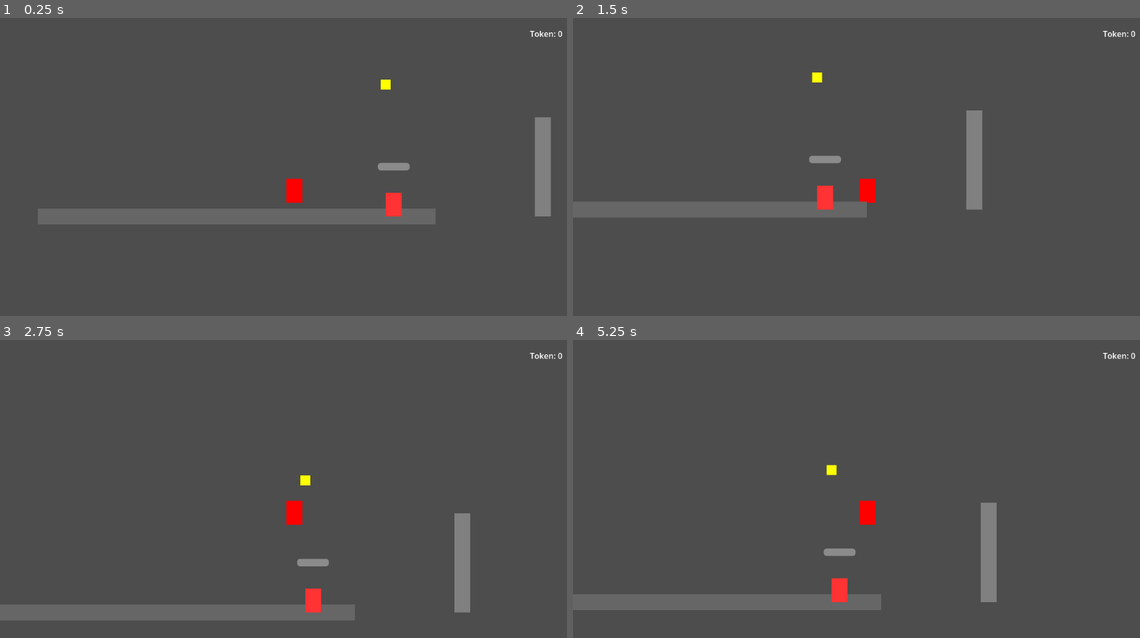
Above: before the commit, frames 1-4 (two rows, left to right).
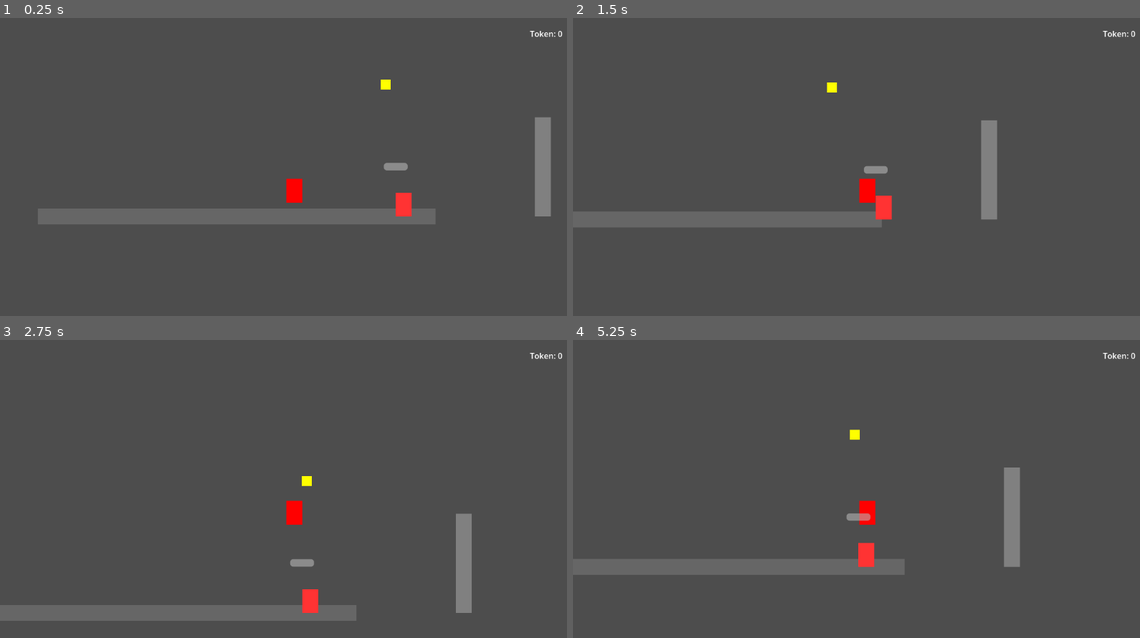
Above: after the commit, the same moments.

Repository: qq554597352/infinity-exe
Game: Godot game, scene res://scenes/levels/test_level.tscn
Same seed, same stepped clock (60 frames per second), same inputs: the game is played once before the commit and once after it.
Inputs:
- Up to frame 1 (0.25 s): no input
- Up to frame 2 (1.5 s): hold D (move_right) from 0.53 s (still down); tap J (attack) at 0.6, 1.35 s; tap Space (jump) at 0.77 s
- Up to frame 3 (2.75 s): tap Space (jump) at 1.52 s; release D (move_right) at 2.03 s; hold A (move_left) from 2.03 s (still down); tap E (grapple) at 2.1 s; tap J (attack) at 2.3 s
- Up to frame 4 (5.25 s): release A (move_left) at 2.78 s; hold D (move_right) 2.78-4.28 s; tap J (attack) at 2.85, 3.6, 4.55, 5.1 s; tap Space (jump) at 3.02, 3.77, 4.52 s; hold A (move_left) 4.28-5.03 s; tap E (grapple) at 4.35 s; hold D (move_right) from 5.03 s (still down)

The runs differ from the first frame. In frame 1, 0.3% of the frame differs, in the area x 66-73%, y 48-67%; in frame 2, 5.8%; in frame 3, 0.4%; in frame 4, 8.4%, in the area x 0-79%, y 30-91%.

Commit message:
fix: attack hitbox collision and enemy patrol script
- Fix attack hitbox monitoring timing
- Add patrol enemy script attachment
- Increase attack hitbox size
- Add process_frame wait for collision detection
- Update collision layer settings

Engine: Godot 4.x

Diff:
--- a/scenes/enemies/patrol.tscn
+++ b/scenes/enemies/patrol.tscn
@@ -1,4 +1,6 @@
 [gd_scene format=3]
+
+[ext_resource type="Script" path="res://scripts/enemies/patrol.gd" id="1_patrol"]
 
 [sub_resource type="RectangleShape2D" id="RectangleShape2D_1"]
 size = Vector2(32, 48)
@@ -6,6 +8,7 @@
 [node name="Patrol" type="CharacterBody2D"]
 collision_layer = 2
 collision_mask = 1
+script = ExtResource("1_patrol")
 
 [node name="CollisionShape2D" type="CollisionShape2D" parent="."]
 shape = SubResource("RectangleShape2D_1")
@@ -16,10 +19,14 @@
 color = Color(1, 0.2, 0.2, 1)
 
 [node name="HealthBar" type="ProgressBar" parent="."]
-offset_left = -16.0
+anchors_preset = 10
+anchor_left = 0.5
+anchor_right = 0.5
+offset_left = -24.0
 offset_top = -60.0
-offset_right = 48.0
+offset_right = 24.0
 offset_bottom = -45.0
+grow_horizontal = 2
 max_value = 3.0
 value = 3.0
 show_percentage = false
--- a/scenes/player/player.tscn
+++ b/scenes/player/player.tscn
@@ -6,7 +6,7 @@
 size = Vector2(32, 48)
 
 [sub_resource type="RectangleShape2D" id="RectangleShape2D_attack"]
-size = Vector2(40, 30)
+size = Vector2(50, 40)
 
 [node name="Player" type="CharacterBody2D"]
 collision_layer = 1
@@ -26,16 +26,16 @@
 color = Color(1, 0, 0, 1)
 
 [node name="AttackHitbox" type="Area2D" parent="."]
-collision_layer = 4
+collision_layer = 0
 collision_mask = 2
 
 [node name="CollisionShape2D" type="CollisionShape2D" parent="AttackHitbox"]
-position = Vector2(36, 0)
+position = Vector2(40, 0)
 shape = SubResource("RectangleShape2D_attack")
 
 [node name="AttackEffect" type="ColorRect" parent="."]
 offset_left = 32.0
 offset_top = 0.0
-offset_right = 64.0
+offset_right = 80.0
 offset_bottom = 48.0
-color = Color(1, 1, 0, 0.5)
+color = Color(1, 1, 0, 0.7)
--- a/scripts/player/player_controller.gd
+++ b/scripts/player/player_controller.gd
@@ -134,20 +134,21 @@
 	# 启用攻击判定
 	attack_hitbox.monitoring = true
 
+	# 等待一帧让碰撞检测生效
+	await get_tree().process_frame
+
 	# 尝试对区域内的敌人造成伤害
 	_attempt_damage()
 
-	# 重置攻击冷却
-	await get_tree().create_timer(0.1).timeout
+	# 短暂等待后关闭
+	await get_tree().create_timer(0.05).timeout
+	attack_hitbox.monitoring = false
 	can_attack = true
 	is_attacking = false
 
-	# 关闭攻击判定
-	attack_hitbox.monitoring = false
-
 func _show_attack_effect() -> void:
 	# 根据朝向翻转特效位置
-	attack_effect.position.x = 32 if facing_direction > 0 else -64
+	attack_effect.position.x = 32 if facing_direction > 0 else -80
 	attack_effect.visible = true
 
 	# 等待一小段时间后隐藏
Not shown, added: tests/test_enemies.gd.uid
Not shown, added: tests/test_game_manager.gd.uid
Not shown, added: tests/test_player_controller.gd.uid
